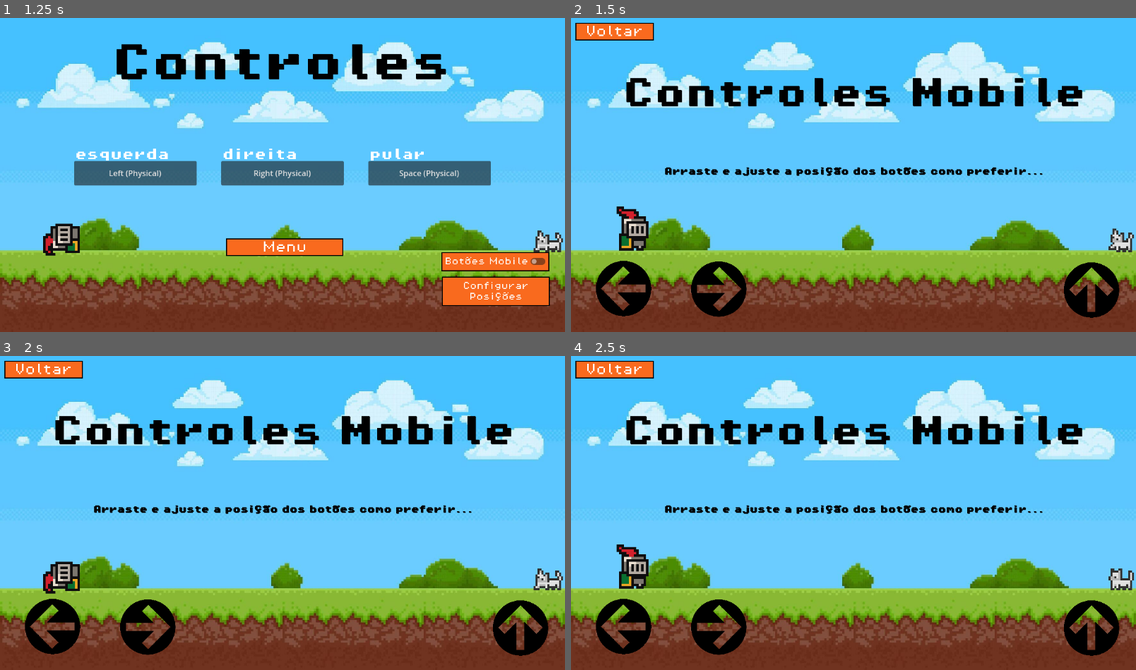
Above: before the commit, frames 1-4 (two rows, left to right).
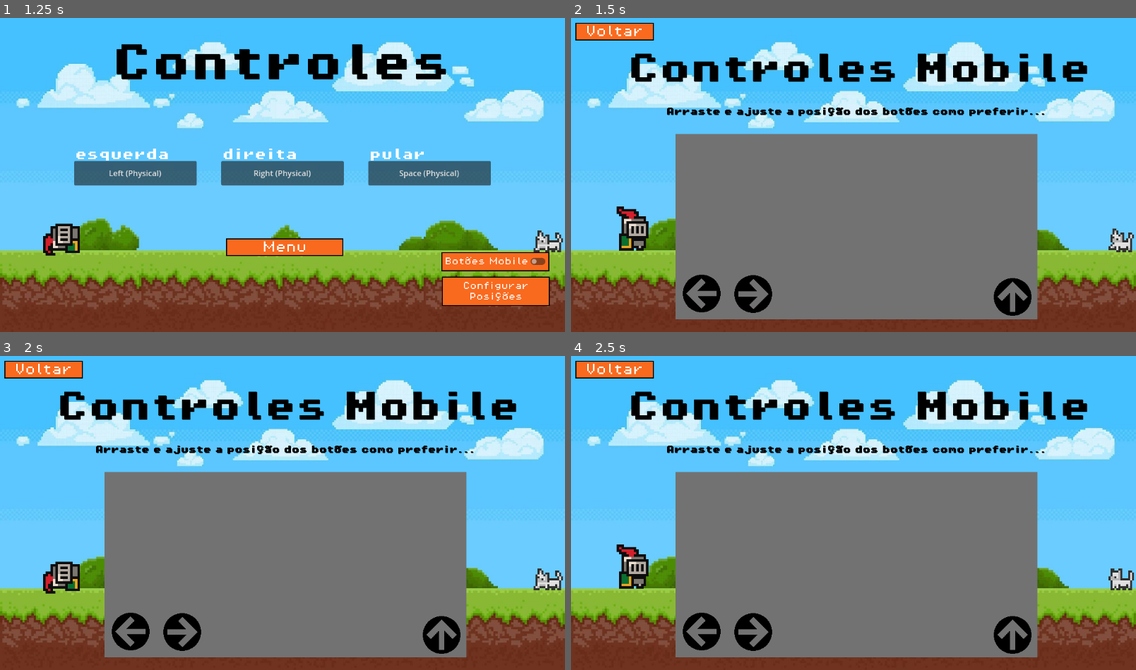
Above: after the commit, the same moments.

Repository: SabrinaBruni28/Cavaleiro
Game: Godot game, scene res://scenes/screens/title_screen.tscn
Same seed, same stepped clock (60 frames per second), same inputs: the game is played once before the commit and once after it. Sound files missing from this copy of the repository are replaced by a short silence.
Inputs (mouse positions are in pixels of both pictures, inside the frame that each line leads up to; where the layout moved, square brackets give the same spot in the first picture):
- Up to frame 1 (1.25 s): click "Controles" at 0.5 s
- Up to frame 2 (1.5 s): click "Configurar Posições" at 1.25 s
- Up to frame 3 (2 s): no input
- Up to frame 4 (2.5 s): click (1011, 635) [1090, 629] at 2 s

Frame 1 is identical in both runs. In frame 2, 47% of the frame differs, in the area x 4-98%, y 11-96%; in frame 3, 47%; in frame 4, 47%.

Commit message:
Mudança de posição de botões mobile funcionando

Diff:
--- a/cavaleiro/scenes/levels/level_base.tscn
+++ b/cavaleiro/scenes/levels/level_base.tscn
@@ -229,13 +229,13 @@
 sources/1 = SubResource("TileSetScenesCollectionSource_ynct0")
 
 [sub_resource type="CircleShape2D" id="CircleShape2D_rb8uy"]
-radius = 442.8
+radius = 350.0
 
 [sub_resource type="CircleShape2D" id="CircleShape2D_7wjjj"]
-radius = 442.64
+radius = 350.0
 
 [sub_resource type="CircleShape2D" id="CircleShape2D_jqu2d"]
-radius = 436.12
+radius = 350.0
 
 [sub_resource type="WorldBoundaryShape2D" id="WorldBoundaryShape2D_p57ef"]
 
@@ -328,7 +328,7 @@
 
 [node name="Pular" type="TouchScreenButton" parent="Player"]
 z_index = 1
-position = Vector2(100, 14.1666)
+position = Vector2(100, 10)
 scale = Vector2(0.05, 0.05)
 texture_normal = ExtResource("20_rb8uy")
 texture_pressed = ExtResource("25_td2jx")
@@ -338,7 +338,7 @@
 
 [node name="Esquerda" type="TouchScreenButton" parent="Player"]
 z_index = 1
-position = Vector2(-123.333, 14.1667)
+position = Vector2(-124.167, 9.16666)
 scale = Vector2(0.05, 0.05)
 texture_normal = ExtResource("21_7wjjj")
 texture_pressed = ExtResource("27_41y26")
@@ -348,7 +348,7 @@
 
 [node name="Direita" type="TouchScreenButton" parent="Player"]
 z_index = 1
-position = Vector2(-77.5, 14.1667)
+position = Vector2(-73.3333, 9.16666)
 scale = Vector2(0.05, 0.05)
 texture_normal = ExtResource("22_jqu2d")
 texture_pressed = ExtResource("29_y1kfd")
--- a/cavaleiro/scenes/screens/controles_mobile_screen.tscn
+++ b/cavaleiro/scenes/screens/controles_mobile_screen.tscn
@@ -146,10 +146,10 @@
 
 [node name="Titulo" type="Label" parent="."]
 layout_mode = 2
-offset_left = 27.0
-offset_top = 81.0
-offset_right = 1127.0
-offset_bottom = 244.0
+offset_left = 115.0
+offset_top = 80.0
+offset_right = 1059.0
+offset_bottom = 144.0
 theme_override_colors/font_color = Color(0, 0, 0, 1)
 theme_override_colors/font_shadow_color = Color(0, 0, 0, 1)
 theme_override_fonts/font = ExtResource("3_fkqnd")
@@ -159,11 +159,11 @@
 vertical_alignment = 1
 
 [node name="Texto" type="Label" parent="."]
-layout_mode = 2
-offset_left = 27.0
-offset_top = 239.0
-offset_right = 1127.0
-offset_bottom = 402.0
+layout_mode = 0
+offset_left = 181.0
+offset_top = 173.0
+offset_right = 981.0
+offset_bottom = 223.0
 theme_override_colors/font_color = Color(0, 0, 0, 1)
 theme_override_colors/font_shadow_color = Color(0, 0, 0, 1)
 theme_override_fonts/font = ExtResource("3_fkqnd")
@@ -182,42 +182,6 @@
 theme_override_font_sizes/font_size = 24
 text = "Voltar"
 
-[node name="Pular" type="TextureButton" parent="."]
-z_index = 1
-layout_mode = 0
-offset_left = 1005.0
-offset_top = 506.0
-offset_right = 1005.0
-offset_bottom = 506.0
-scale = Vector2(0.22, 0.22)
-texture_normal = ExtResource("5_s35cl")
-texture_pressed = ExtResource("6_7jgrg")
-script = ExtResource("11_d4cwd")
-
-[node name="Esquerda" type="TextureButton" parent="."]
-z_index = 1
-layout_mode = 0
-offset_left = 51.0
-offset_top = 503.0
-offset_right = 51.0
-offset_bottom = 503.0
-scale = Vector2(0.22, 0.22)
-texture_normal = ExtResource("7_ax5kv")
-texture_pressed = ExtResource("8_oj6eh")
-script = ExtResource("11_d4cwd")
-
-[node name="Direita" type="TextureButton" parent="."]
-z_index = 1
-layout_mode = 0
-offset_left = 245.0
-offset_top = 504.0
-offset_right = 245.0
-offset_bottom = 504.0
-scale = Vector2(0.22, 0.22)
-texture_normal = ExtResource("9_mpjqy")
-texture_pressed = ExtResource("10_7hvuv")
-script = ExtResource("11_d4cwd")
-
 [node name="Cavaleiro" type="AnimatedSprite2D" parent="."]
 position = Vector2(128, 422)
 scale = Vector2(5, 5)
@@ -233,4 +197,60 @@
 frame_progress = 0.276253
 flip_h = true
 
+[node name="Controles" type="Control" parent="."]
+clip_contents = true
+anchors_preset = 0
+offset_left = 213.0
+offset_top = 244.0
+offset_right = 951.0
+offset_bottom = 622.0
+
+[node name="ColorRect" type="ColorRect" parent="Controles"]
+layout_mode = 0
+offset_right = 738.0
+offset_bottom = 378.0
+color = Color(0.448067, 0.448067, 0.448067, 1)
+
+[node name="Pular" type="TextureButton" parent="Controles"]
+z_index = 1
+layout_mode = 0
+offset_left = 665.0
+offset_top = 310.0
+offset_right = 965.0
+offset_bottom = 610.0
+scale = Vector2(0.15, 0.15)
+texture_normal = ExtResource("5_s35cl")
+texture_pressed = ExtResource("6_7jgrg")
+ignore_texture_size = true
+stretch_mode = 3
+script = ExtResource("11_d4cwd")
+
+[node name="Esquerda" type="TextureButton" parent="Controles"]
+z_index = 1
+layout_mode = 2
+offset_left = 31.0
+offset_top = 303.0
+offset_right = 331.0
+offset_bottom = 603.0
+scale = Vector2(0.15, 0.15)
+texture_normal = ExtResource("7_ax5kv")
+texture_pressed = ExtResource("8_oj6eh")
+ignore_texture_size = true
+stretch_mode = 3
+script = ExtResource("11_d4cwd")
+
+[node name="Direita" type="TextureButton" parent="Controles"]
+z_index = 1
+layout_mode = 2
+offset_left = 136.0
+offset_top = 304.0
+offset_right = 436.0
+offset_bottom = 604.0
+scale = Vector2(0.15, 0.15)
+texture_normal = ExtResource("9_mpjqy")
+texture_pressed = ExtResource("10_7hvuv")
+ignore_texture_size = true
+stretch_mode = 3
+script = ExtResource("11_d4cwd")
+
 [connection signal="pressed" from="Voltar" to="." method="_on_voltar_pressed"]
--- a/cavaleiro/scripts/components/config_mobile_button.gd
+++ b/cavaleiro/scripts/components/config_mobile_button.gd
@@ -3,22 +3,21 @@
 @export var pode_mover := true
 
 var dragging := false
-var offset := Vector2.ZERO
 var touch_index := -1
+var parent
 
 func _ready() -> void:
+	parent = get_parent()
 	carregar_posicao()
 
 func _gui_input(event):
 	if not pode_mover:
 		return
 
-	# TOQUE
 	if event is InputEventScreenTouch:
 		if event.pressed:
 			dragging = true
 			touch_index = event.index
-			offset = get_local_mouse_position()
 			accept_event()
 
 		elif not event.pressed and event.index == touch_index:
@@ -27,7 +26,6 @@
 			salvar_posicao()
 			accept_event()
 
-	# ARRASTE
 	elif event is InputEventScreenDrag:
 		if dragging and event.index == touch_index:
 			position += event.relative
@@ -37,8 +35,13 @@
 	var cfg := ConfigFile.new()
 	cfg.load("user://mobile_ui.cfg")
 
-	var viewport_size = get_viewport_rect().size
-	var pos_normalizada = global_position / viewport_size
+	var tamanho = parent.size
+
+	# posição normalizada (0..1 dentro do Control)
+	var pos_normalizada := Vector2(
+		position.x / tamanho.x,
+		position.y / tamanho.y
+	)
 
 	cfg.set_value("buttons", name, pos_normalizada)
 	cfg.save("user://mobile_ui.cfg")
@@ -47,12 +50,13 @@
 	var cfg := ConfigFile.new()
 	if cfg.load("user://mobile_ui.cfg") != OK:
 		return
-
 	if not cfg.has_section_key("buttons", name):
 		return
 
-	var viewport_size = get_viewport_rect().size
-	var pos_normalizada = cfg.get_value("buttons", name)
+	var pos_normalizada: Vector2 = cfg.get_value("buttons", name)
+	var tamanho = parent.size
 
-	global_position = pos_normalizada * viewport_size
-	print(global_position)
+	position = Vector2(
+		pos_normalizada.x * tamanho.x,
+		pos_normalizada.y * tamanho.y
+	)
--- a/cavaleiro/scripts/components/mobile_button.gd
+++ b/cavaleiro/scripts/components/mobile_button.gd
@@ -1,4 +1,7 @@
 extends TouchScreenButton
+
+const LIMITE_MIN = Vector2(-136, -103)
+const LIMITE_MAX = Vector2(130, 50)
 
 func _ready():
 	var cfg := ConfigFile.new()
@@ -7,17 +10,10 @@
 	if not cfg.has_section_key("buttons", name):
 		return
 
-	# posição salva (0..1)
 	var pos_normalizada: Vector2 = cfg.get_value("buttons", name)
+	print(pos_normalizada)
 
-	# tamanho da tela
-	var viewport_size := get_viewport_rect().size
-	var pos_tela := pos_normalizada * viewport_size
-
-	# centro da tela (Player está aqui)
-	var centro_tela := viewport_size * 0.5
-
-	# posição LOCAL ao Player
-	var camera := get_viewport().get_camera_2d()
-	position = (pos_tela - centro_tela) / camera.zoom
-	print(position)
+	position = Vector2(
+		lerp(LIMITE_MIN.x, LIMITE_MAX.x, pos_normalizada.x),
+		lerp(LIMITE_MIN.y, LIMITE_MAX.y, pos_normalizada.y)
+	)
